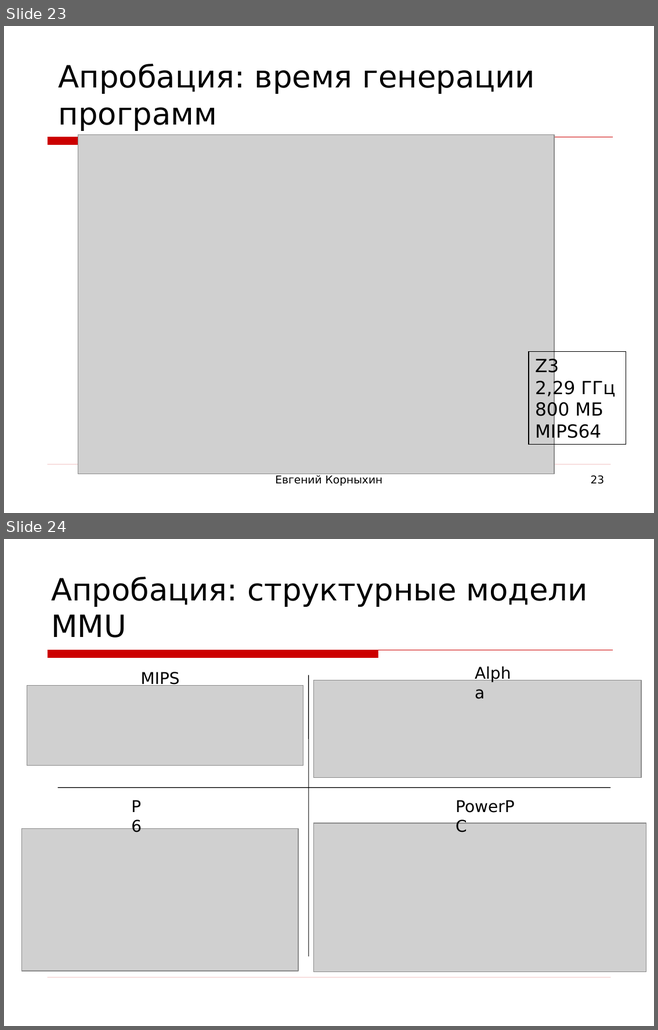
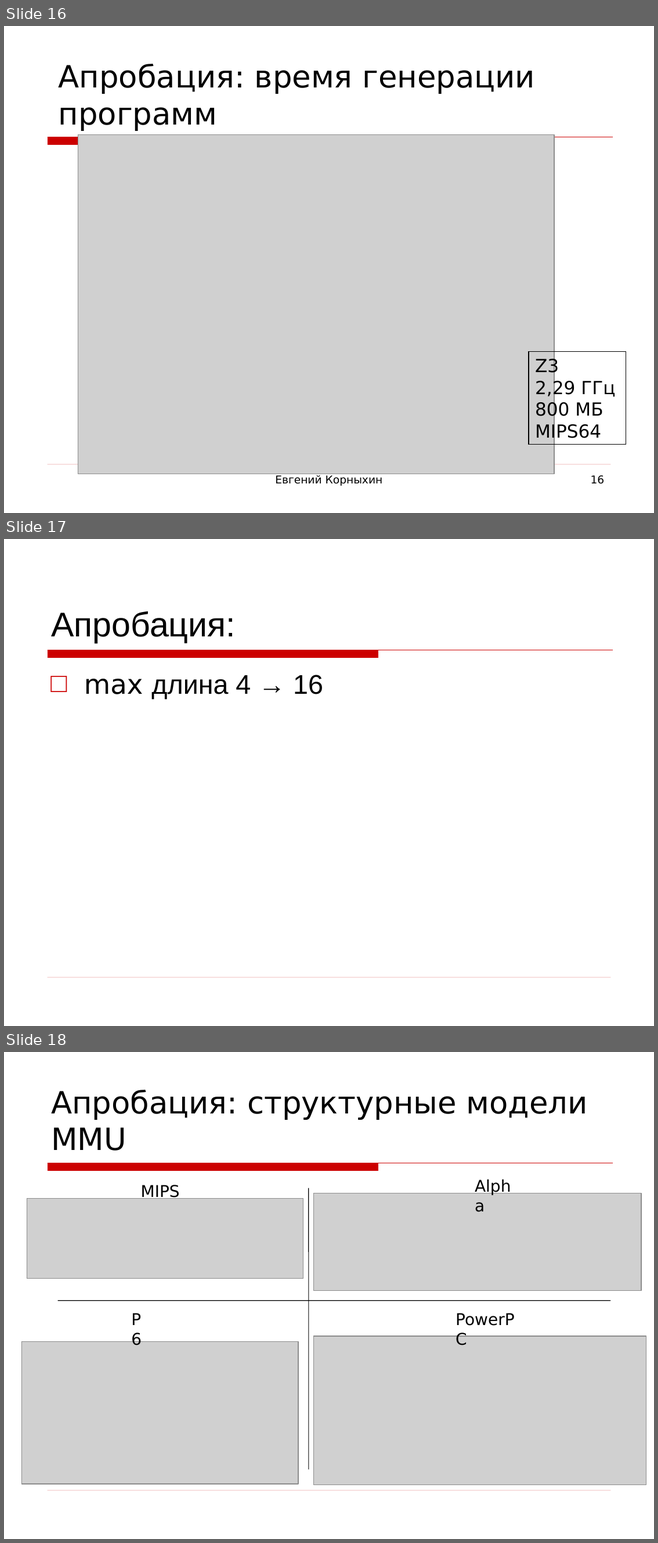
Before and after one commit to kornevgen/tesla-project, a slide deck: papers/THESIS/talks/Oct13 - ISP/isp-slides3.ppt. Shown one above the other, each under a label of ours: slides 23 and 24 before the commit, slides 16, 17 and 18 after it. The pictures are 658x1030 and 658x1543 pixels, drawn with LibreOffice and Linux fonts; fonts in the diff are those of the drawing; grey boxes stand for pictures; background and template pictures are left out. Boxes give left, top, right and bottom in pixels: in the first picture for what was removed or moved away, otherwise in the second. Text is boxed around its words. In the diff, an @@ line names an element or a change of style, - is before the commit and + after.

```diff
--- a/papers/THESIS/talks/Oct13 - ISP/isp-slides3.ppt
+++ b/papers/THESIS/talks/Oct13 - ISP/isp-slides3.ppt
@@ slide 17 added at (4,539,654,1026), background picture (left out); not listed: 2 template elements that a slide beside it also shows @@
@@ title added at (51,611,235,643), 38 pt, text #000000 @@
+Апробация:
@@ text added at (84,675,323,699), 30 pt, text #000000 @@
+□ max длина 4 → 16
@@ what was slide 23 is now slide 16 @@
@@ page number at (590,475,604,484): text changed @@
-23
+16
@@ what was slide 24 is now slide 18 @@
```
Also in this commit, not shown: 4 slides changed, 6 slides removed.
